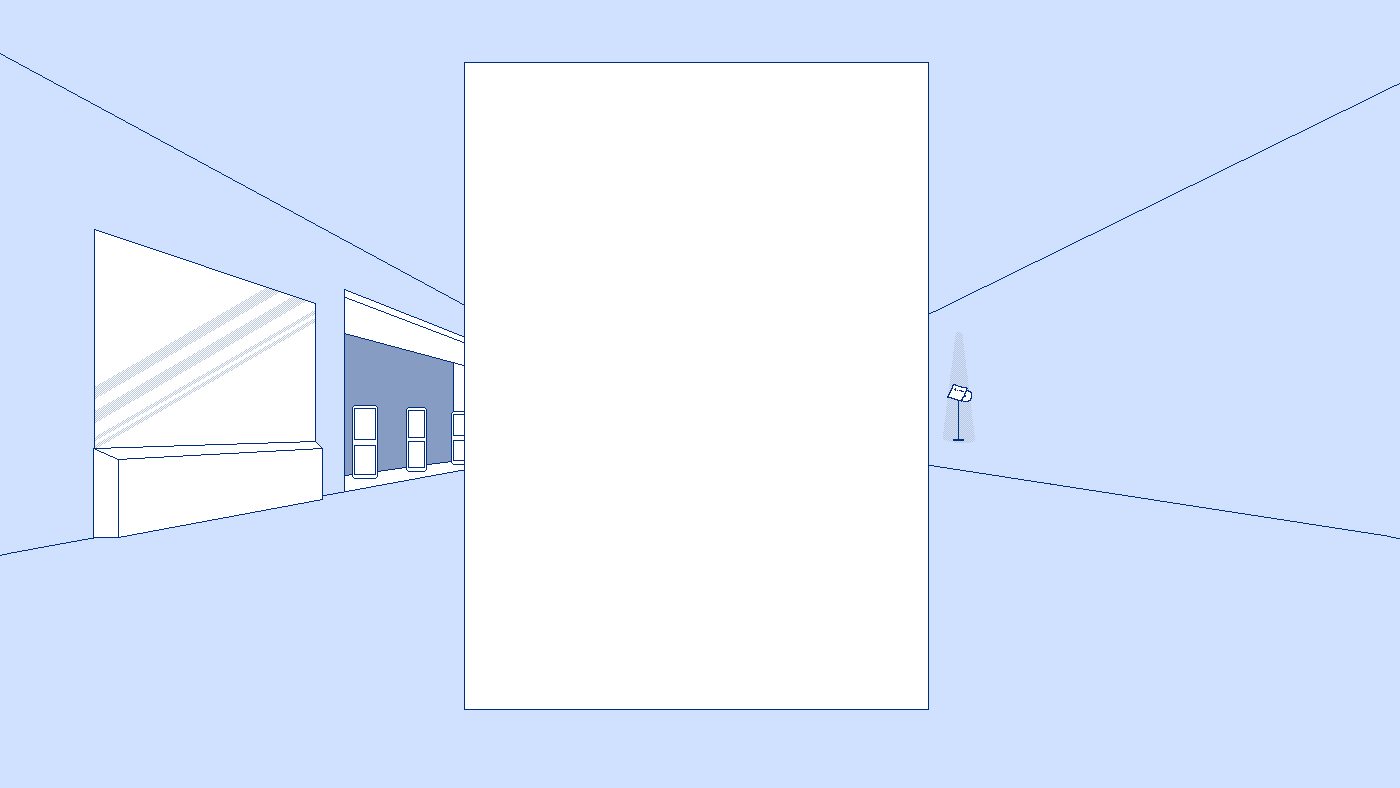
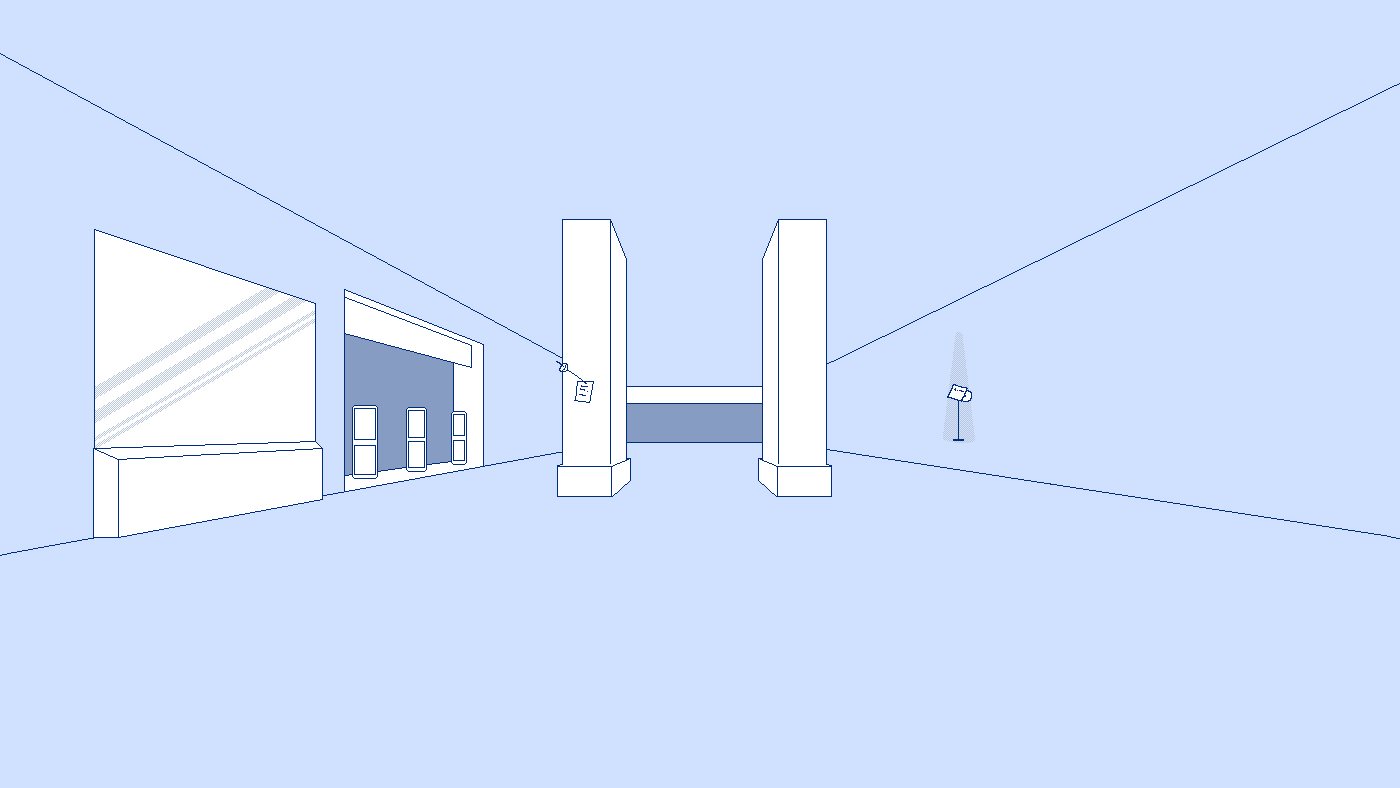
Layers edited between the first and the second 1400 x 788 image:
hid "Paint Layer 8" over [464,62,929,710]